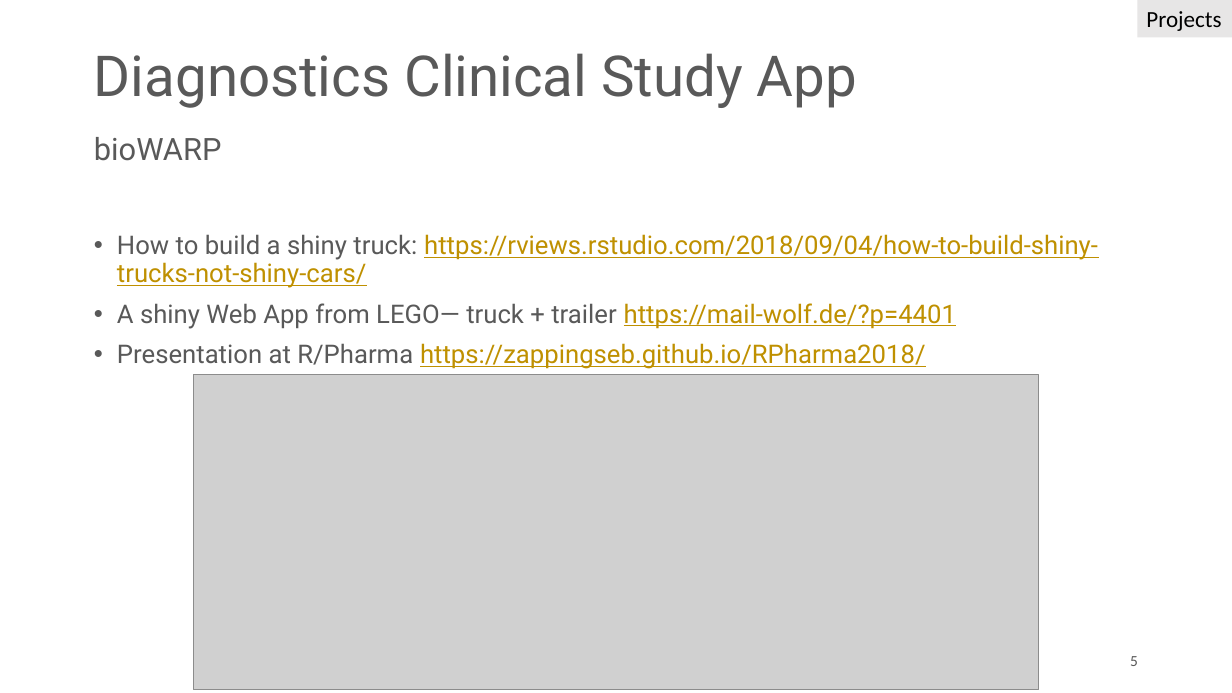
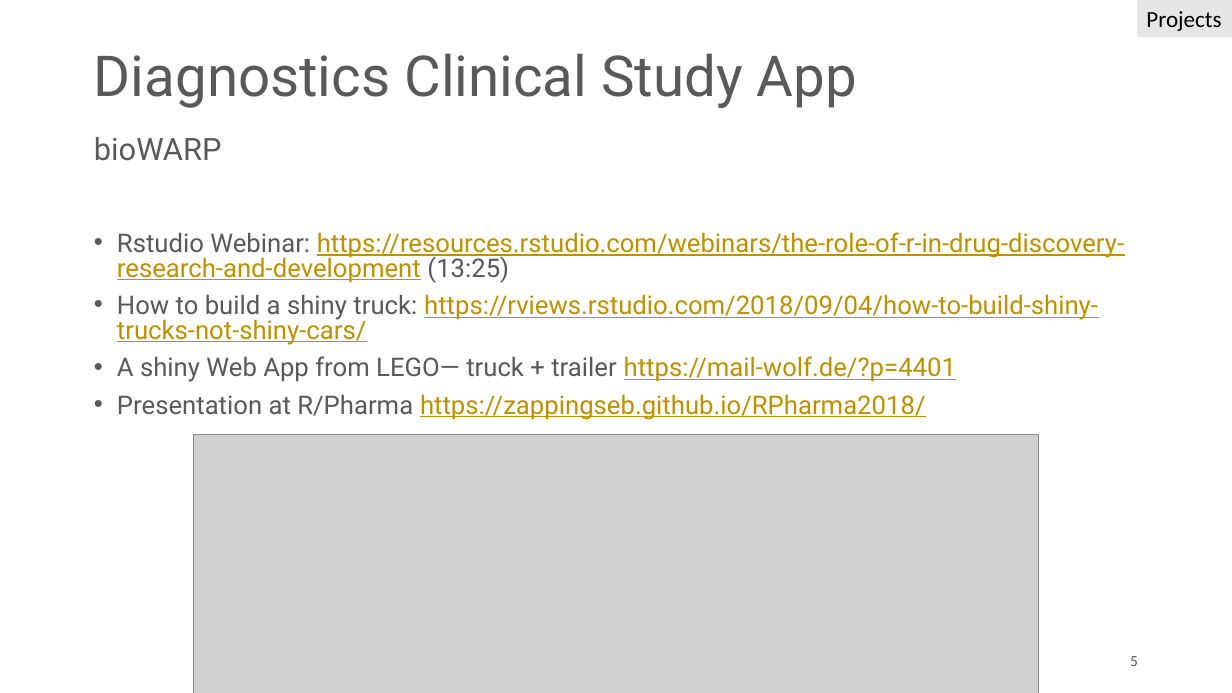
Before and after one commit to zappingseb/RPharma2018, a slide deck: slide 5 of pptx/showcases_sebastian_engel_wolf.pptx. Drawn at 1232x693 pixels with LibreOffice and Linux fonts; fonts in the diff are those of the drawing; grey boxes stand for pictures. Boxes give left, top, right and bottom in pixels: in the first picture for what was removed or moved away, otherwise in the second. Text is boxed around its words. In the diff, an @@ line names an element or a change of style, - is before the commit and + after.

```diff
--- a/pptx/showcases_sebastian_engel_wolf.pptx
+++ b/pptx/showcases_sebastian_engel_wolf.pptx
@@ text at [117,232,1124,283]: paragraph added @@
+• Rstudio Webinar: https://resources.rstudio.com/webinars/the-role-of-r-in-drug-discovery-research-and-development (13:25)
@@ text at [117,294,1098,420]: line spacing 0.9 to 0.8 @@
@@ picture: place and size @@
-picture at [193,374,1039,689]
+picture at [193,434,1039,693]
```
Also in this commit, not shown: 1 other file.
